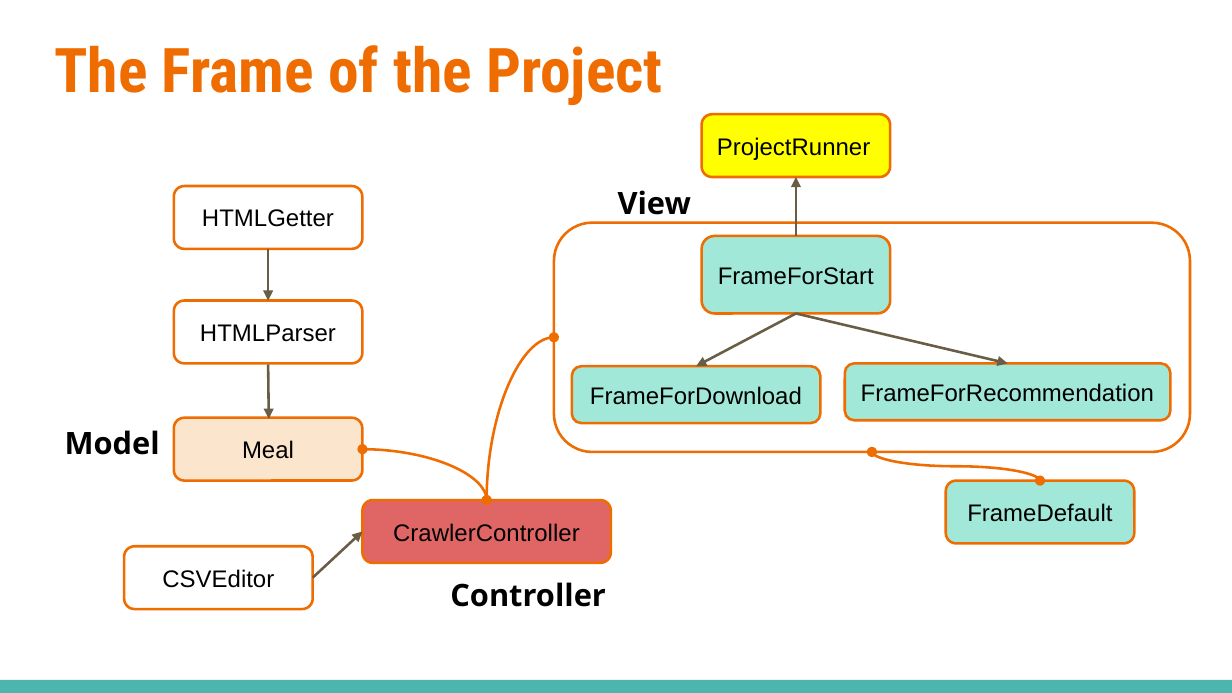
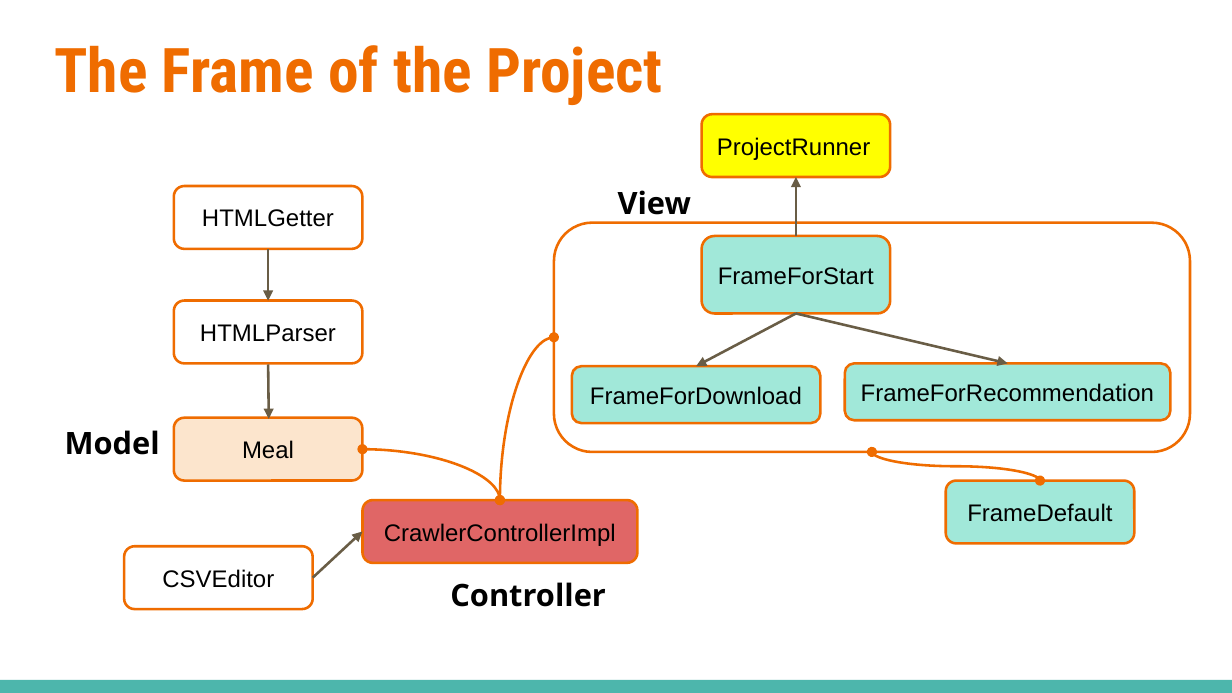
Before and after one commit to Tianhui0711/CS5004-Spring2020, a slide deck: slide 4 of FinalProject/FinalProject_MyWebCrawler.pptx. Drawn at 1232x693 pixels with LibreOffice and Linux fonts; fonts in the diff are those of the drawing. Boxes give left, top, right and bottom in pixels: in the first picture for what was removed or moved away, otherwise in the second. Text is boxed around its words. In the diff, an @@ line names an element or a change of style, - is before the commit and + after.

Commit message:
Improve the crawler speed by using multi-thread

```diff
--- a/FinalProject/FinalProject_MyWebCrawler.pptx
+++ b/FinalProject/FinalProject_MyWebCrawler.pptx
@@ curved double arrow moved from (487, 500) - (554, 338) to (500, 500) - (554, 338) @@
@@ curved double arrow moved from (362, 450) - (487, 500) to (362, 450) - (500, 500) @@
@@ rounded rectangle "CrawlerControllerImpl": place and size @@
-rounded rectangle "CrawlerControllerImpl" at box(362, 500, 611, 563)
+rounded rectangle "CrawlerControllerImpl" at box(362, 500, 637, 563)
@@ text in rounded rectangle at box(384, 523, 616, 546): text changed @@
-CrawlerController
+CrawlerControllerImpl
```
Also in this commit, not shown: 2 other slides changed, 13 other files.
